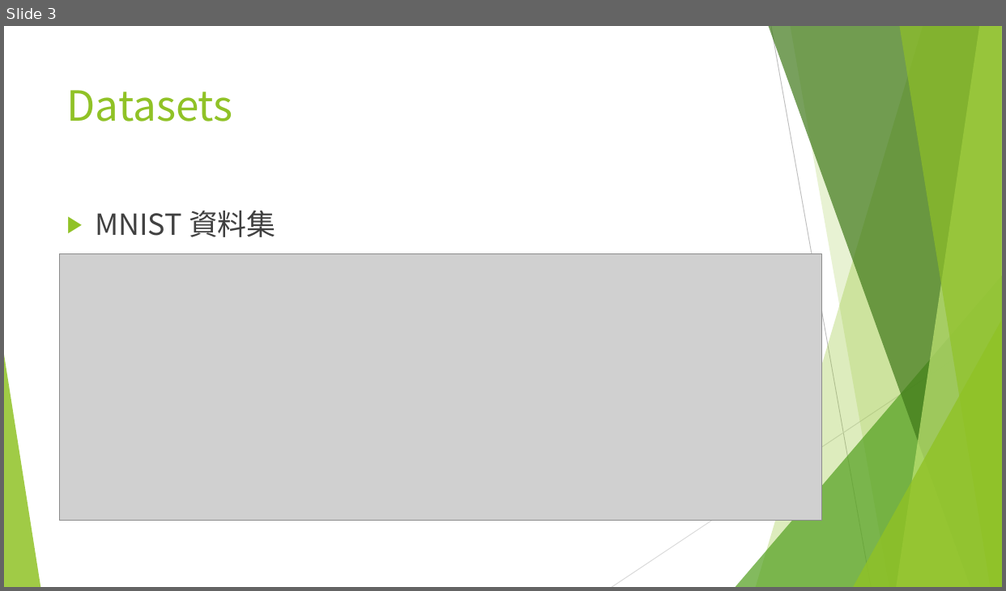
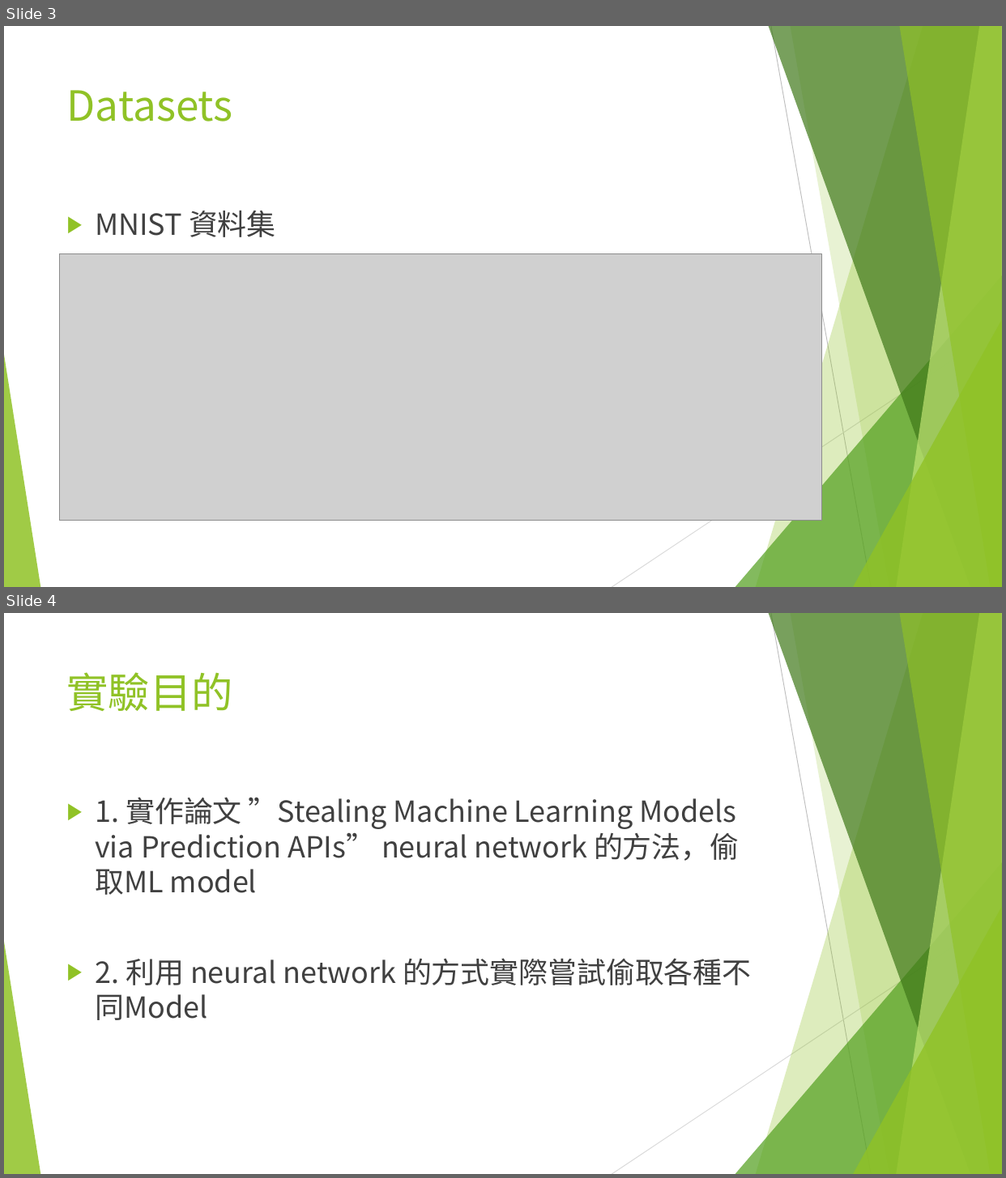
Before and after one commit to chengdejerrylin/Electrical-Engineering-Lab---networking-and-Multinmedia, a slide deck: final_demo.pptx. Shown one above the other, each under a label of ours: slide 3 before the commit, slides 3 and 4 after it. The pictures are 1006x591 and 1006x1178 pixels, drawn with LibreOffice and Linux fonts; fonts in the diff are those of the drawing; grey boxes stand for pictures. Boxes give left, top, right and bottom in pixels: in the first picture for what was removed or moved away, otherwise in the second. Text is boxed around its words. In the diff, an @@ line names an element or a change of style, - is before the commit and + after.

```diff
--- a/final_demo.pptx
+++ b/final_demo.pptx
@@ slide 4 added at bbox=[4, 613, 1002, 1174], background #FFFFFF; not listed: 10 template elements that a slide beside it also shows @@
@@ title added at bbox=[67, 672, 233, 711], 40 pt, text #90C226 @@
+實驗目的
@@ text added at bbox=[95, 797, 752, 1020], 28 pt, text #404040 @@
+▶ 1. 實作論文 ”Stealing Machine Learning Models via Prediction APIs” neural network 的方法，偷取ML model
+▶ 2. 利用 neural network 的方式實際嘗試偷取各種不同Model
```
Also in this commit, not shown: 5 slides changed, 4 other files.
